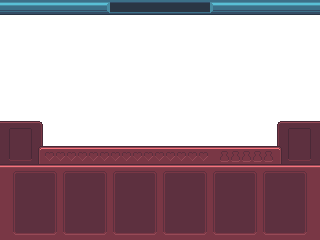
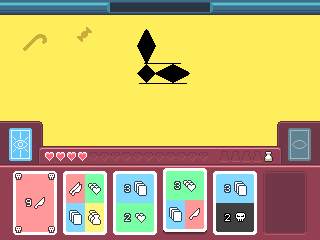
Before/after of a 320x240 layered artwork. What changed in the layer stack:
showed "Deck and Discard", painted on it over <box>9,128,311,161</box>
showed "cards" over <box>13,168,257,235</box>
showed "shadow" over <box>163,171,207,235</box>
renamed "Layer 10" to "hearts", showed it, painted on it over <box>45,152,87,161</box>
renamed "Layer 11" to "mlk", showed it, moved it above "Layer 8", painted on it over <box>264,151,273,162</box>
painted on "Layer 8" over <box>45,152,208,161</box>
painted on "Layer 9" over <box>220,151,273,162</box>
added layer "Layer 16" above "Layer 7" over <box>137,29,190,84</box>
showed "Layer 7", painted on it over <box>0,15,320,240</box>
